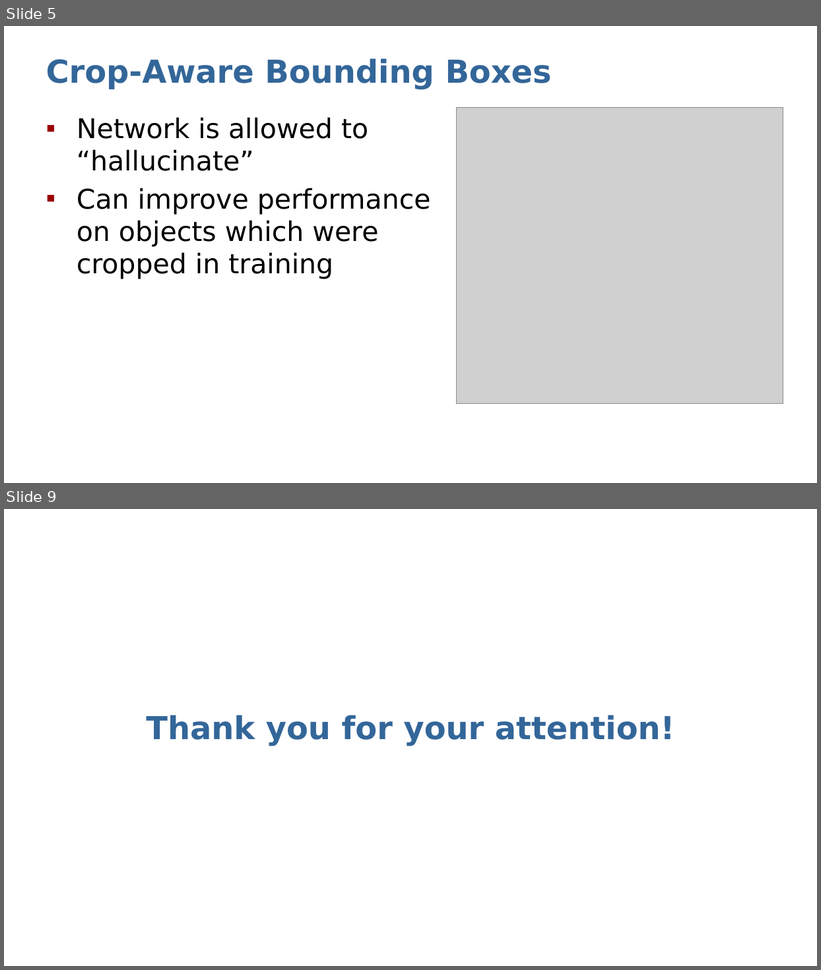
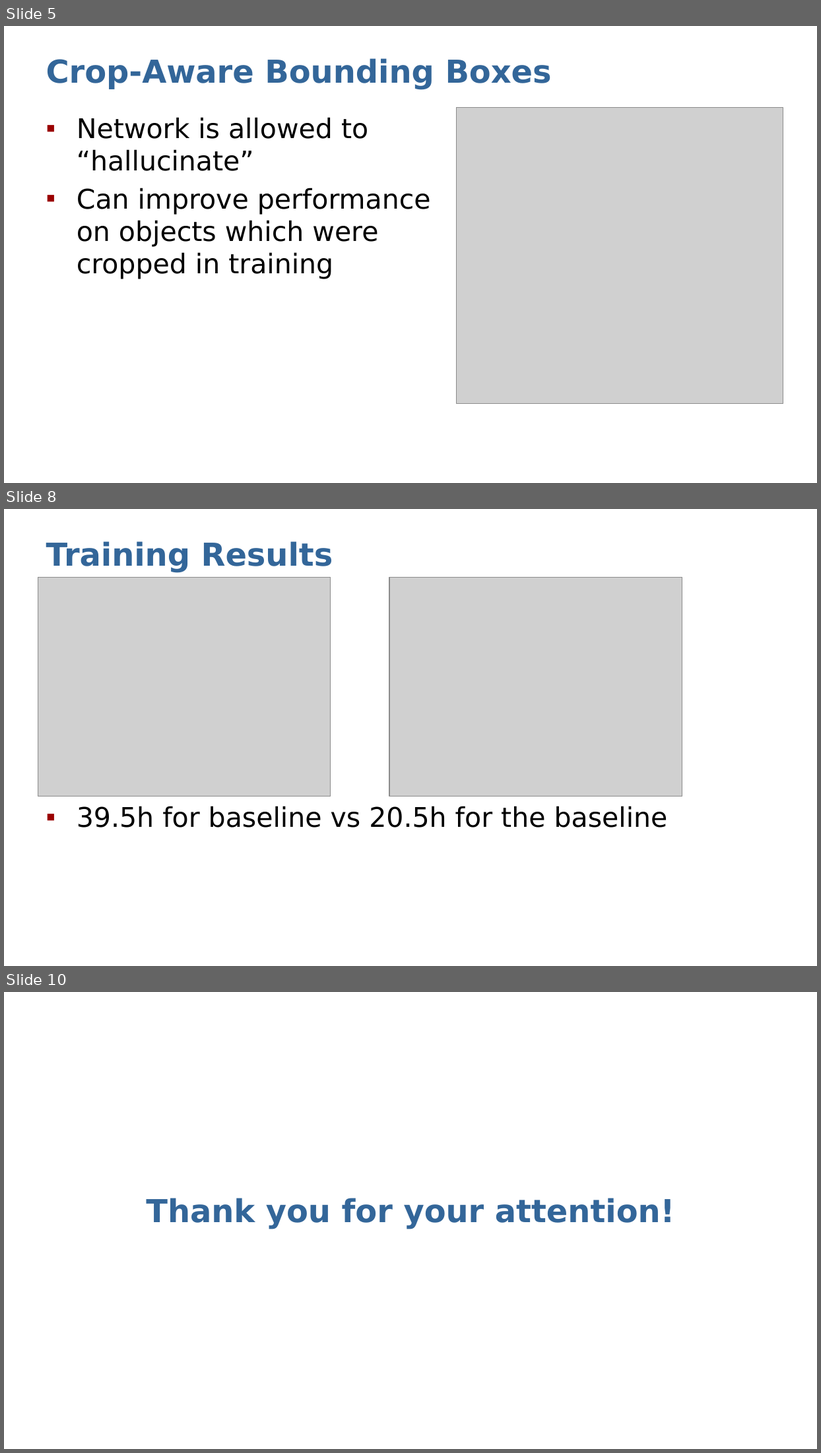
Before and after one commit to Dystron/Forked_EfficientPS, a slide deck: Crop-Aware Panoptic Segmentation.pptx. Shown one above the other, each under a label of ours: slides 5 and 9 before the commit, slides 5, 8 and 10 after it; the slides between them are not shown. The pictures are 821x970 and 821x1453 pixels, drawn with LibreOffice and Linux fonts; fonts in the diff are those of the drawing; grey boxes stand for pictures. Boxes give left, top, right and bottom in pixels: in the first picture for what was removed or moved away, otherwise in the second. Text is boxed around its words. In the diff, an @@ line names an element or a change of style, - is before the commit and + after.

Commit message:
improved presentation and added result plots

```diff
--- a/Crop-Aware Panoptic Segmentation.pptx
+++ b/Crop-Aware Panoptic Segmentation.pptx
@@ slide 8 added at bbox=[4, 509, 817, 966], background #FFFFFF @@
@@ title added at bbox=[46, 541, 333, 573], 28 pt, text #336699, bold @@
+Training Results
@@ picture added at bbox=[38, 577, 331, 797] @@
@@ picture added at bbox=[389, 577, 682, 797] @@
@@ text added at bbox=[77, 806, 668, 828], 24 pt, text #000000 @@
+▪ 39.5h for baseline vs 20.5h for the baseline
@@ what was slide 9 is now slide 10 @@
```
Also in this commit, not shown: 2 slides changed, 1 other slide added, 1 slide removed, 2 other files.
